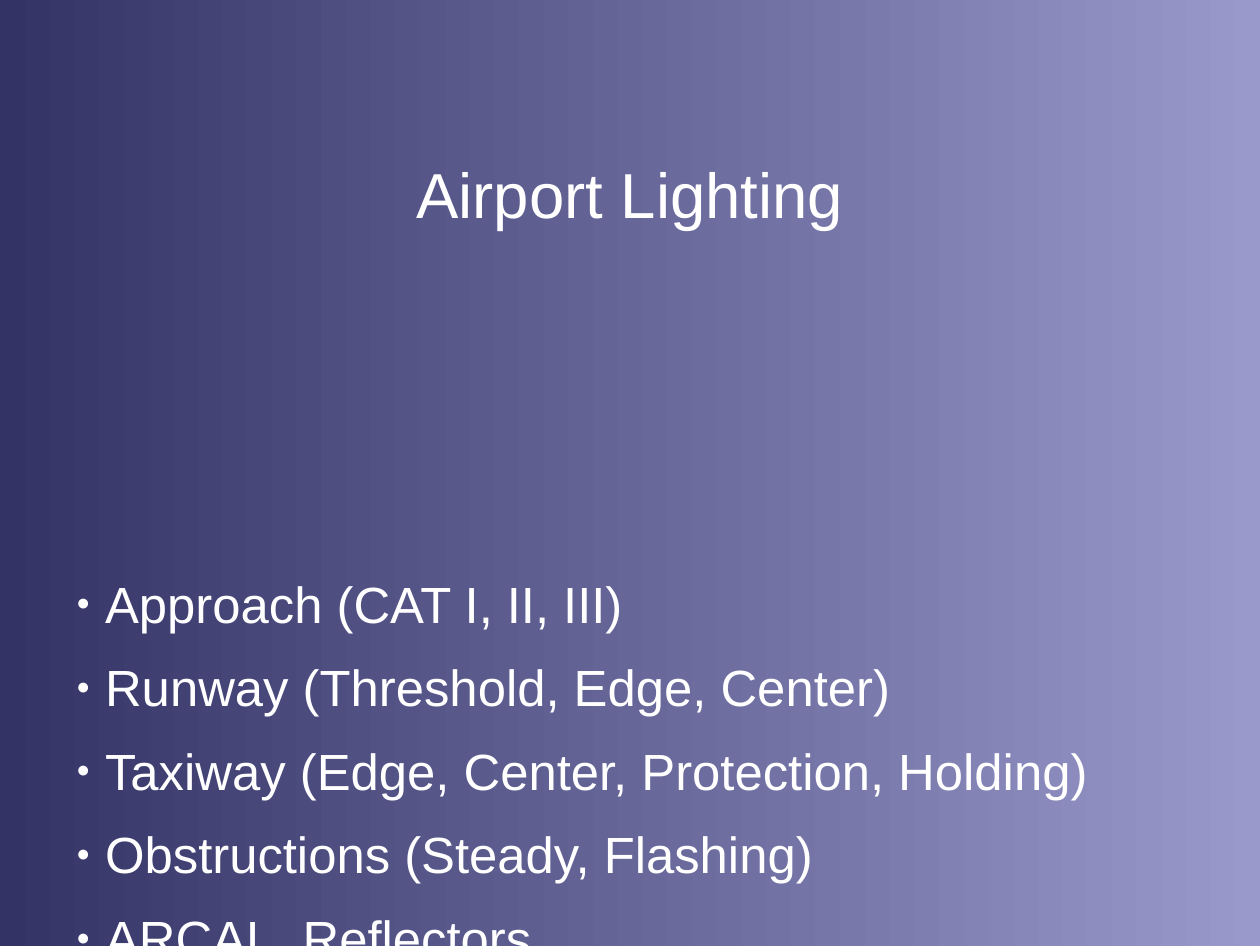
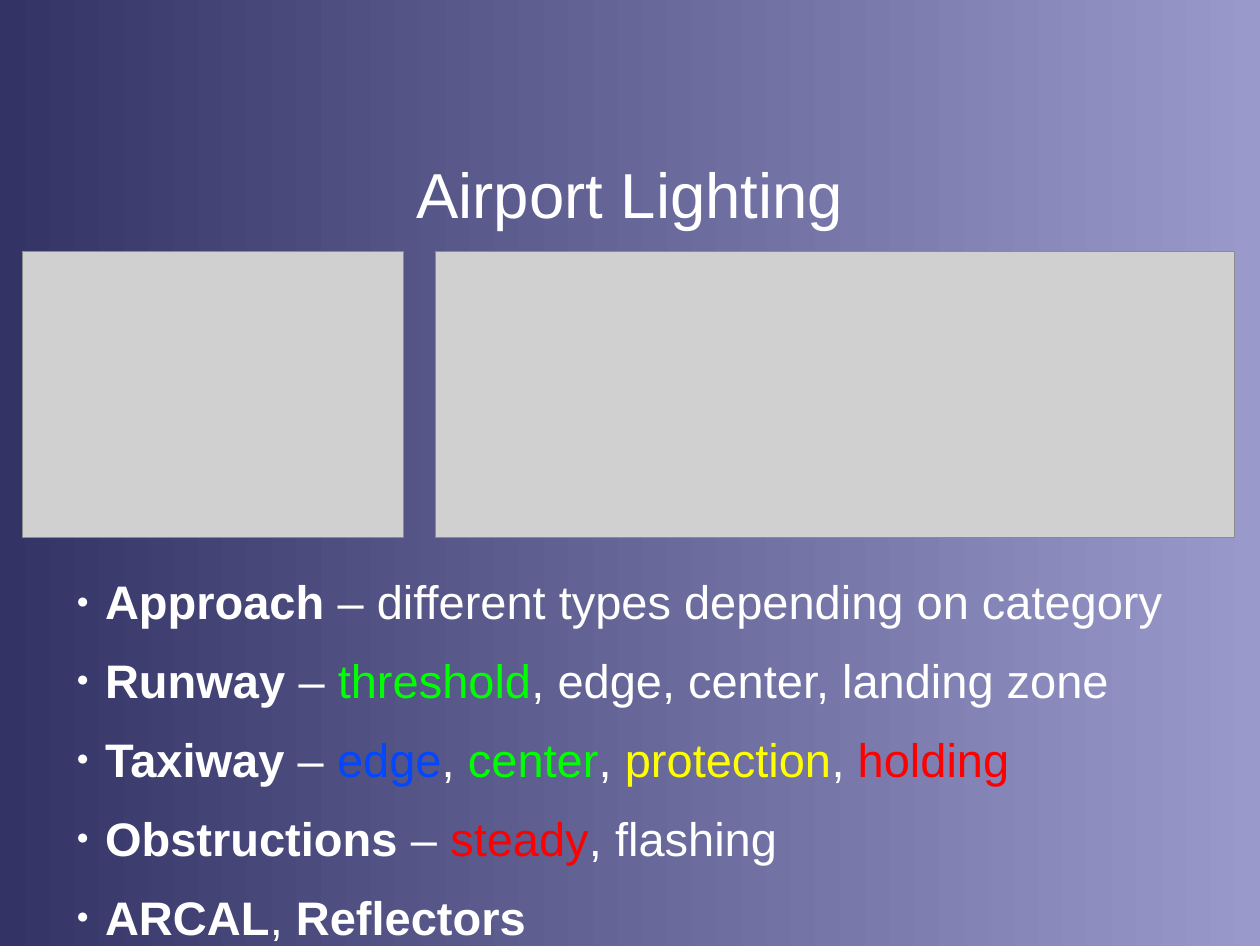
Before and after one commit to stephanheinemann/flight, a slide deck: slide 6 of FI/NightFlying/NightFlying.odp. Drawn at 1260x946 pixels with LibreOffice and Linux fonts; fonts in the diff are those of the drawing; grey boxes stand for pictures; background and template pictures are left out. Boxes give left, top, right and bottom in pixels: in the first picture for what was removed or moved away, otherwise in the second. Text is boxed around its words. In the diff, an @@ line names an element or a change of style, - is before the commit and + after.

```diff
--- a/FI/NightFlying/NightFlying.odp
+++ b/FI/NightFlying/NightFlying.odp
@@ picture added at [23,252,404,537] @@
@@ picture added at [436,252,1235,537] @@
@@ text at [105,585,1162,865]: text changed; size 32 to 29.6 pt @@
-● Approach (CAT I, II, III)
-● Runway (Threshold, Edge, Center)
-● Taxiway (Edge, Center, Protection, Holding)
-● Obstructions (Steady, Flashing)
+● Approach – different types depending on category
+● Runway – threshold, edge, center, landing zone
+● Taxiway – edge, center, protection, holding
+● Obstructions – steady, flashing
@@ text at [296,901,526,936]: size 32 to 29.6 pt, bold on in "ARCAL, Reflectors" @@
```
Also in this commit, not shown: 6 other slides changed, 1 slide added, 1 slide removed, 21 other files.
